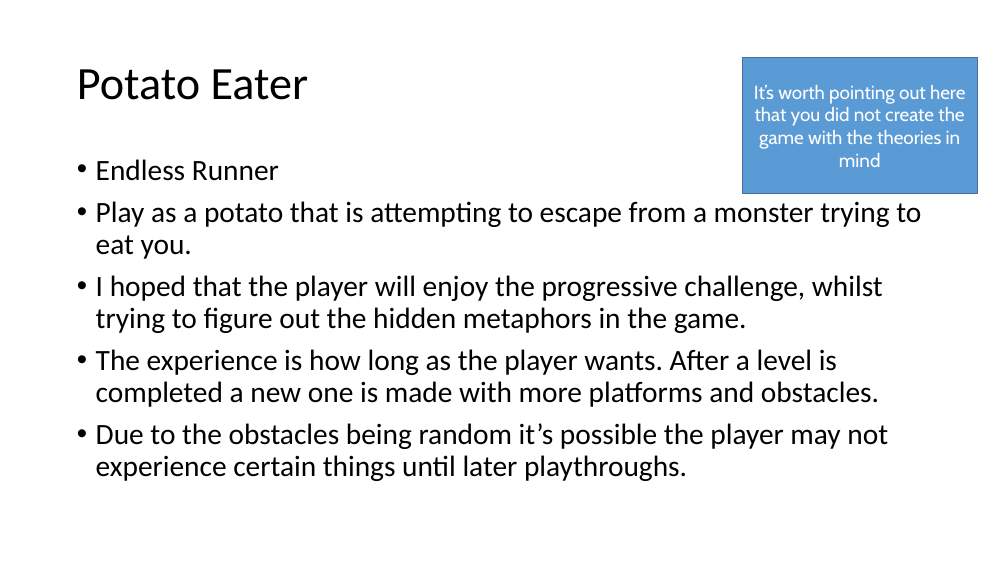
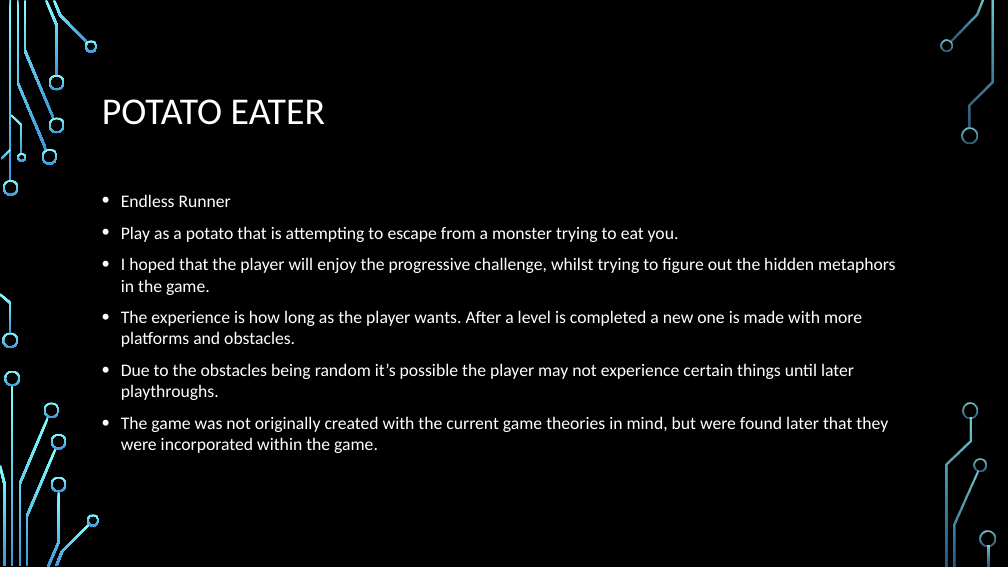
Before and after one commit to Mukkablue/PotatoEatersGame, a slide deck: slide 4 of ExamPresentationTemplate.pptx. Drawn at 1008x567 pixels with LibreOffice and Linux fonts; fonts in the diff are those of the drawing; background and template pictures are left out. Boxes give left, top, right and bottom in pixels: in the first picture for what was removed or moved away, otherwise in the second. Text is boxed around its words. In the diff, an @@ line names an element or a change of style, - is before the commit and + after.

```diff
--- a/ExamPresentationTemplate.pptx
+++ b/ExamPresentationTemplate.pptx
@@ background #FFFFFF to picture (left out) @@
@@ rectangle removed at [743,57,978,194] @@
-It’s worth pointing out here that you did not create the game with the theories in mind
@@ title at [102,99,325,125]: text changed; size 44 to 36 pt; text colour #000000 to #FFFFFF @@
-Potato Eater
+POTATO EATER
@@ text "Endless Runner": place and size @@
-text "Endless Runner" at [96,159,921,481]
+text "Endless Runner" at [121,194,895,453]
@@ text at [121,194,895,400]: size 28 to 16.8 pt, text colour #000000 to #FFFFFF in "Endless Runner", "Play as a potato that is attempting ...", "I hoped that the player will enjoy ...", "The experience is how long as the ..." and 1 more places; line spacing 0.9 to 1 @@
@@ text at [121,416,888,453]: paragraph added @@
+• The game was not originally created with the current game theories in mind, but were found later that they were incorporated within the game.
@@ group added at [0,0,996,567]: 33 freeform shapes, 3 rectangles @@
```
Also in this commit, not shown: 10 other slides changed.
